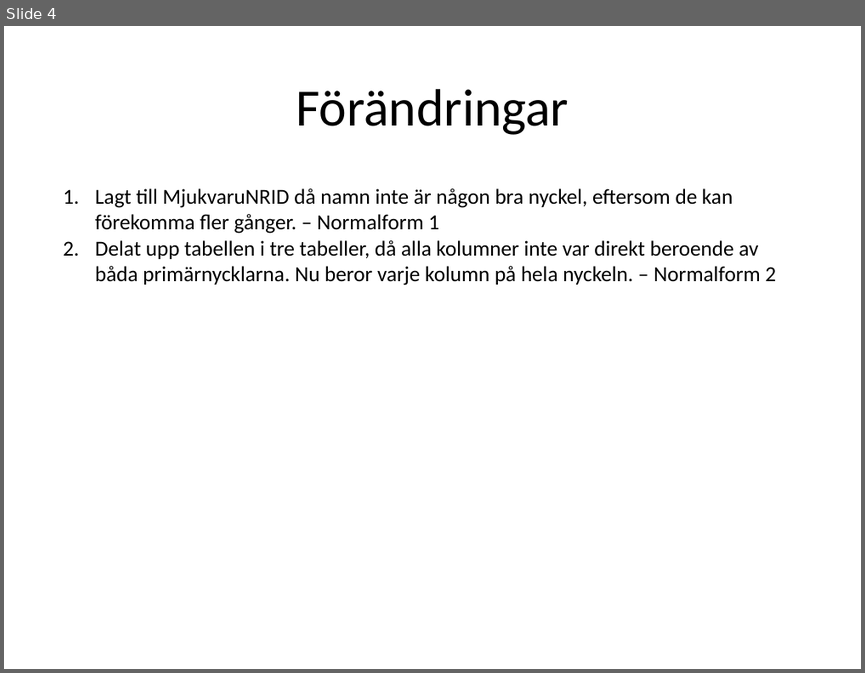
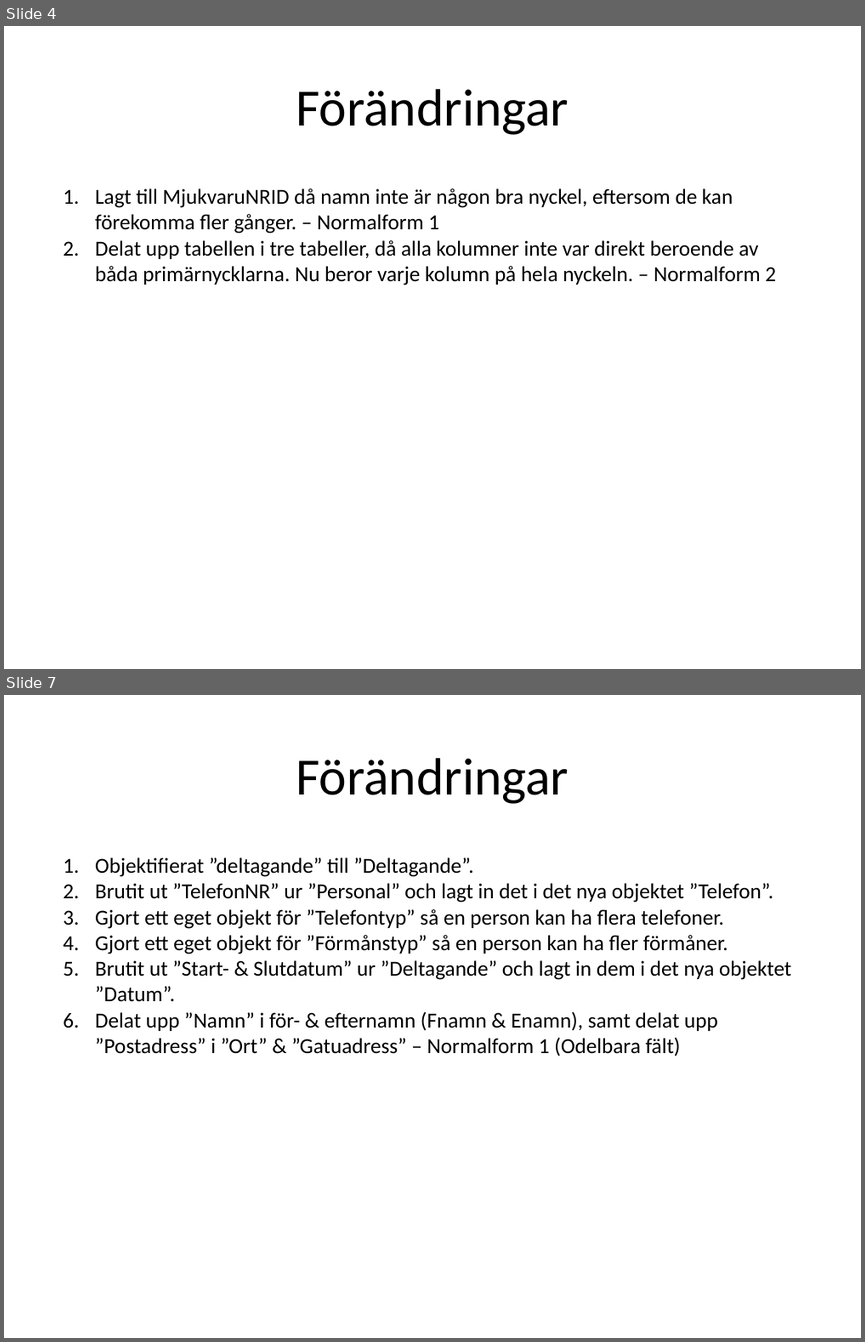
Before and after one commit to ed222an/Databasteknik, a slide deck: Labb 2/Laboration2.pptx. Shown one above the other, each under a label of ours: slide 4 before the commit, slides 4 and 7 after it; the slides between them are not shown. The pictures are 865x673 and 865x1342 pixels, drawn with LibreOffice and Linux fonts; fonts in the diff are those of the drawing. Boxes give left, top, right and bottom in pixels: in the first picture for what was removed or moved away, otherwise in the second. Text is boxed around its words. In the diff, an @@ line names an element or a change of style, - is before the commit and + after.

```diff
--- a/Labb 2/Laboration2.pptx
+++ b/Labb 2/Laboration2.pptx
@@ slide 7 added at [4, 695, 861, 1338], background #FFFFFF @@
@@ title added at [296, 758, 568, 804], 44 pt, text #000000 @@
+Förändringar
@@ text added at [95, 857, 791, 1056], 18 pt, text #000000 @@
+1. Objektifierat ”deltagande” till ”Deltagande”.
+2. Brutit ut ”TelefonNR” ur ”Personal” och lagt in det i det nya objektet ”Telefon”.
+3. Gjort ett eget objekt för ”Telefontyp” så en person kan ha flera telefoner.
+4. Gjort ett eget objekt för ”Förmånstyp” så en person kan ha fler förmåner.
+5. Brutit ut ”Start- & Slutdatum” ur ”Deltagande” och lagt in dem i det nya objektet ”Datum”.
+6. Delat upp ”Namn” i för- & efternamn (Fnamn & Enamn), samt delat upp ”Postadress” i ”Ort” & ”Gatuadress” – Normalform 1 (Odelbara fält)
```
Also in this commit, not shown: 4 other slides added, 1 slide removed, 1 other file.
